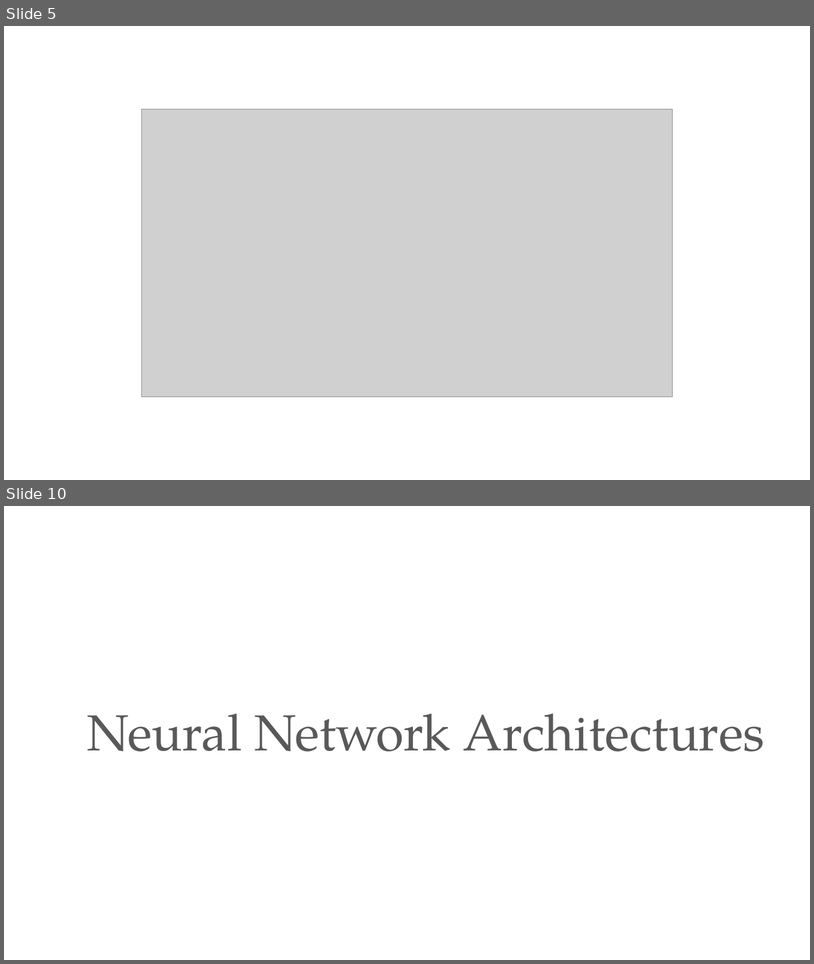
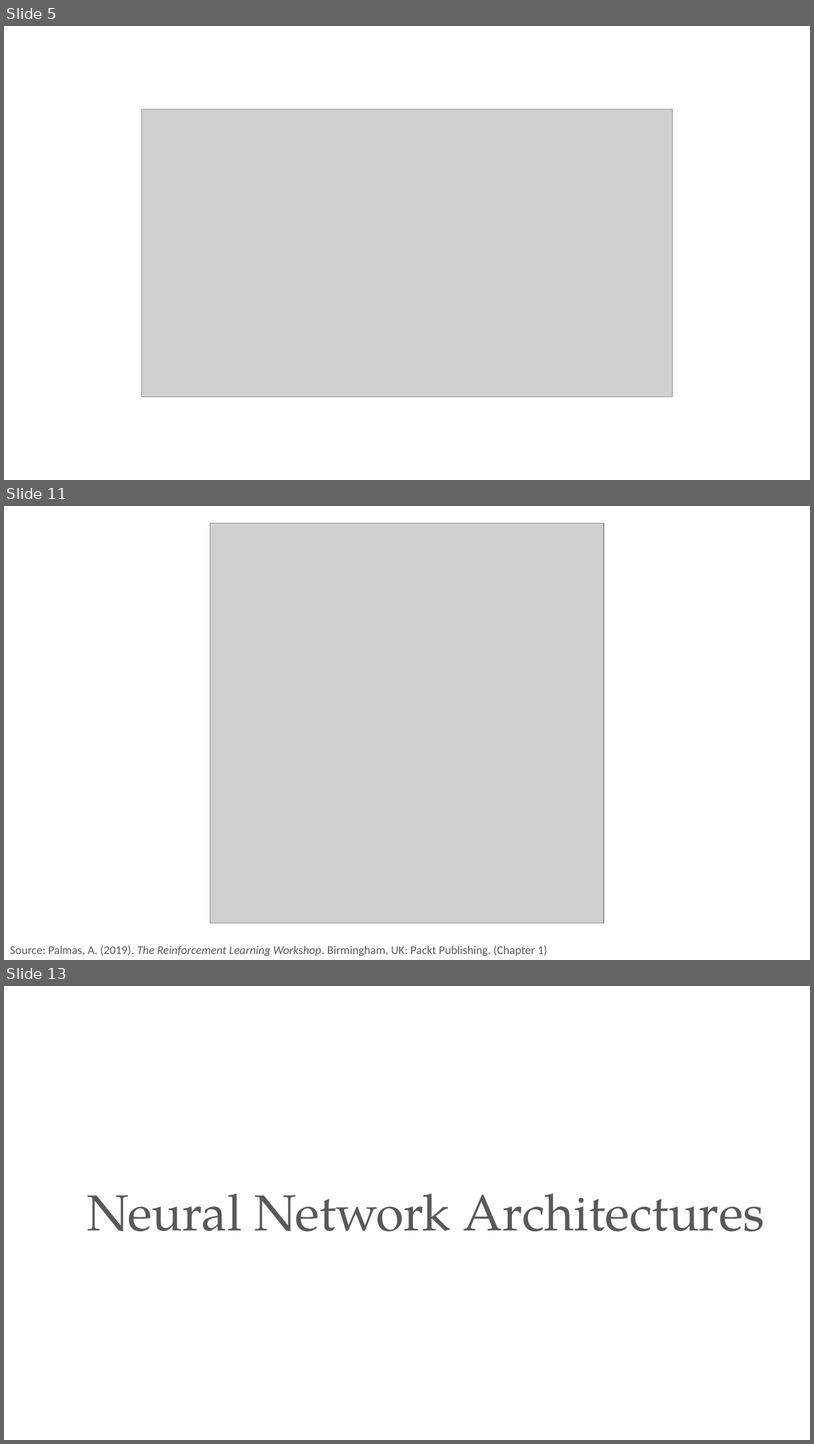
Before and after one commit to PracticumAI/deep_learning, a slide deck: presentations/01_deep_learn_intro.pptx. Shown one above the other, each under a label of ours: slides 5 and 10 before the commit, slides 5, 11 and 13 after it; the slides between them are not shown. The pictures are 814x964 and 814x1444 pixels, drawn with LibreOffice and Linux fonts; fonts in the diff are those of the drawing; grey boxes stand for pictures. Boxes give left, top, right and bottom in pixels: in the first picture for what was removed or moved away, otherwise in the second. Text is boxed around its words. In the diff, an @@ line names an element or a change of style, - is before the commit and + after.

```diff
--- a/presentations/01_deep_learn_intro.pptx
+++ b/presentations/01_deep_learn_intro.pptx
@@ slide 11 added at bbox=[4, 506, 810, 960], background #FFFFFF @@
@@ picture added at bbox=[210, 523, 604, 923] @@
@@ text added at bbox=[10, 945, 548, 956], 14 pt, text #595959 @@
+Source: Palmas, A. (2019). The Reinforcement Learning Workshop. Birmingham, UK: Packt Publishing. (Chapter 1)
@@ what was slide 10 is now slide 13 @@
```
Also in this commit, not shown: 4 slides changed, 7 other slides added, 5 slides removed.
